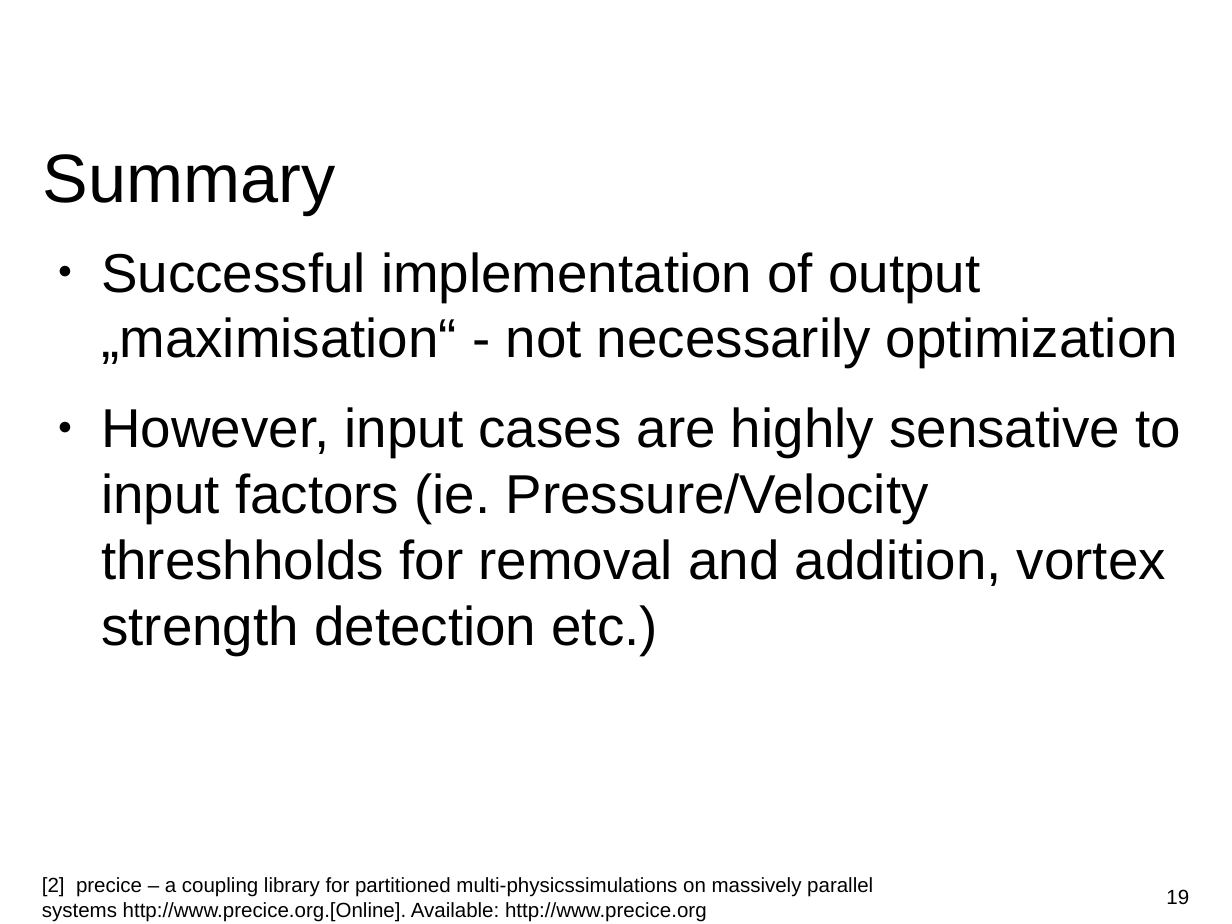
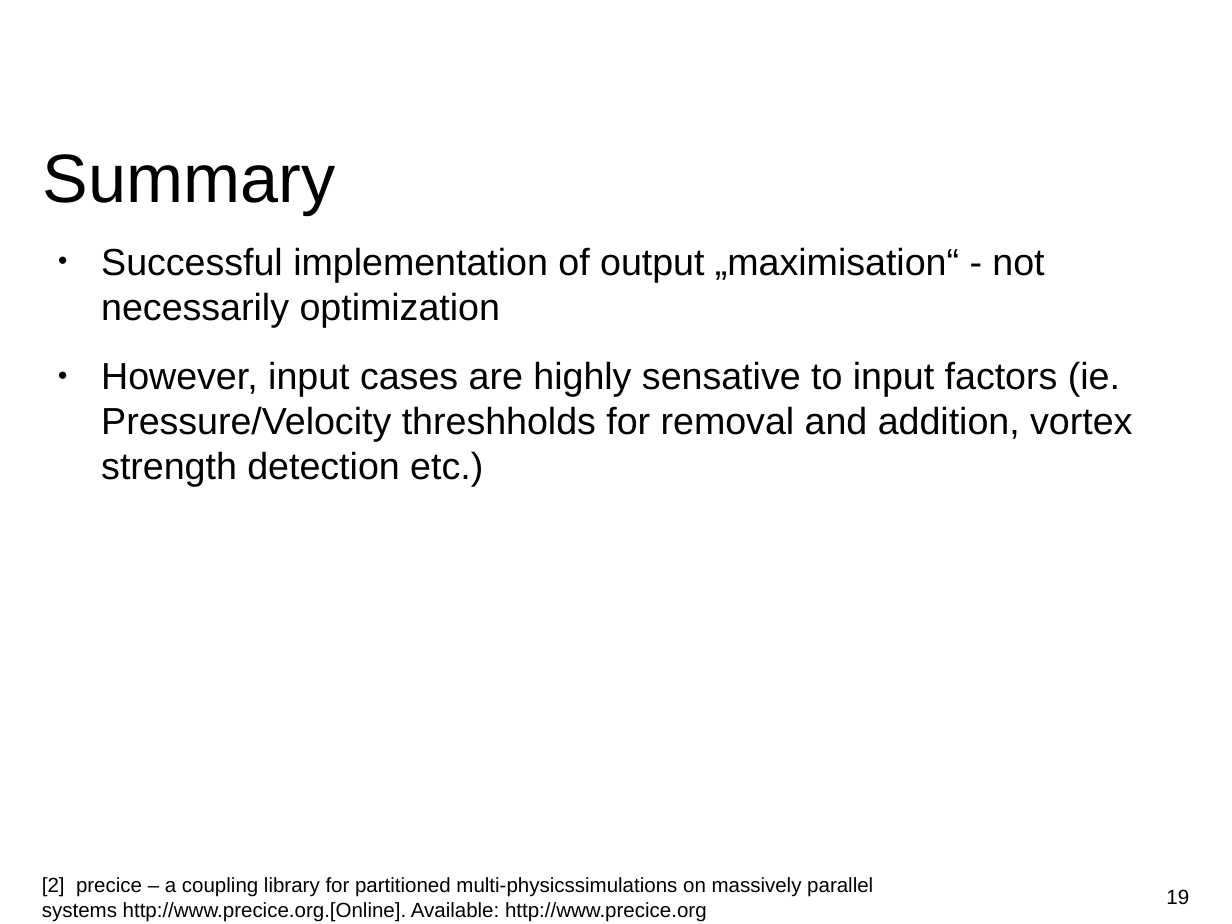
Before and after one commit to huangq1234553/cfd-lab, a slide deck: slide 19 of Presentation/Presentation.odp. Drawn at 1232x924 pixels with LibreOffice and Linux fonts; fonts in the diff are those of the drawing; background and template pictures are left out. Boxes give left, top, right and bottom in pixels: in the first picture for what was removed or moved away, otherwise in the second. Text is boxed around its words. In the diff, an @@ line names an element or a change of style, - is before the commit and + after.

```diff
--- a/Presentation/Presentation.odp
+++ b/Presentation/Presentation.odp
@@ text "Successful implementation of output „maximisation“ ..." at box(101, 247, 1132, 487): size 32 to 22 pt @@
```
Also in this commit, not shown: 14 other slides changed.
